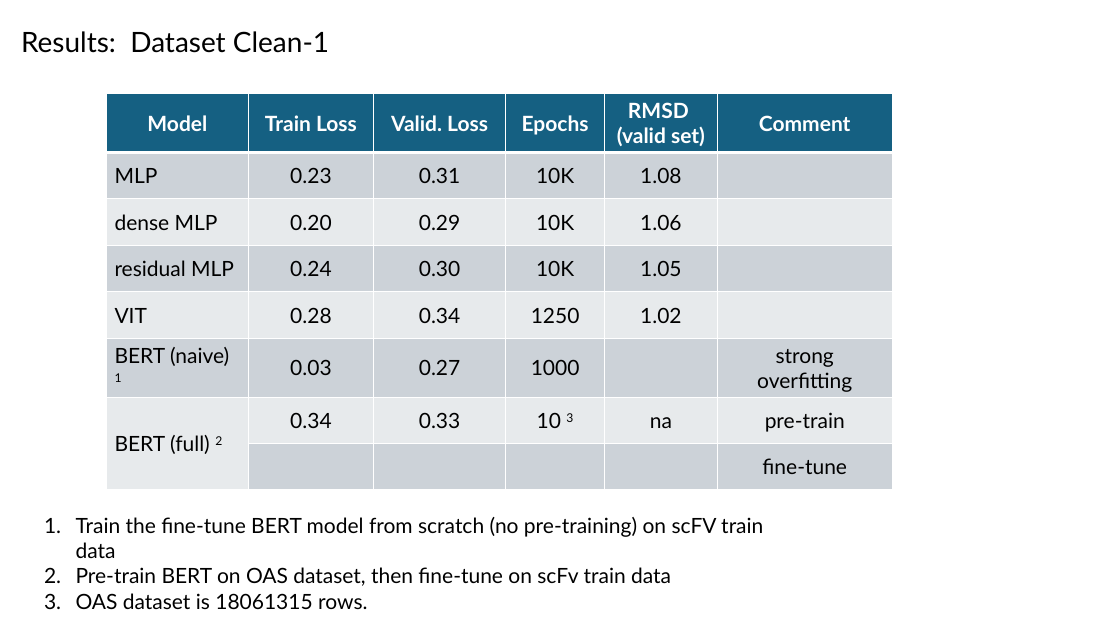
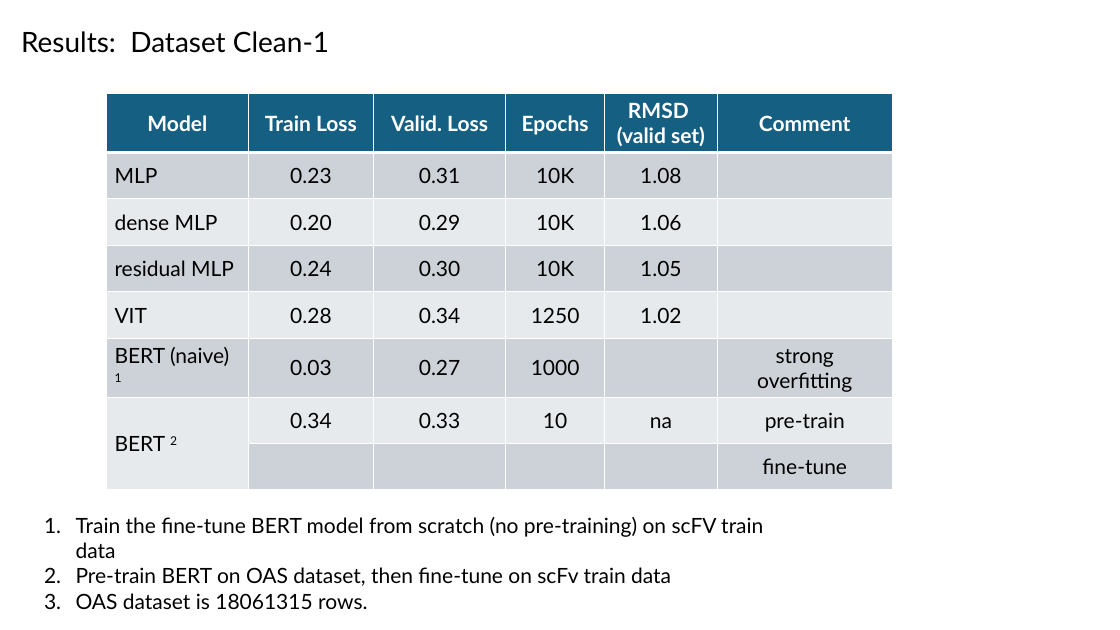
Before and after one commit to planaria158/BERT-antibody-antigen-binding-energy, a slide deck: slide 12 of Homework-aAlphaBio.pptx. Drawn at 1120x630 pixels with LibreOffice and Linux fonts; fonts in the diff are those of the drawing. Boxes give left, top, right and bottom in pixels: in the first picture for what was removed or moved away, otherwise in the second. Text is boxed around its words. In the diff, an @@ line names an element or a change of style, - is before the commit and + after.

```diff
--- a/Homework-aAlphaBio.pptx
+++ b/Homework-aAlphaBio.pptx
@@ table at (106, 93, 892, 478) @@
-row 7, column 1: BERT (full) 2
+row 7, column 1: BERT 2
-row 7, column 4: 10 3
+row 7, column 4: 10
```
Also in this commit, not shown: 2 other slides changed.
